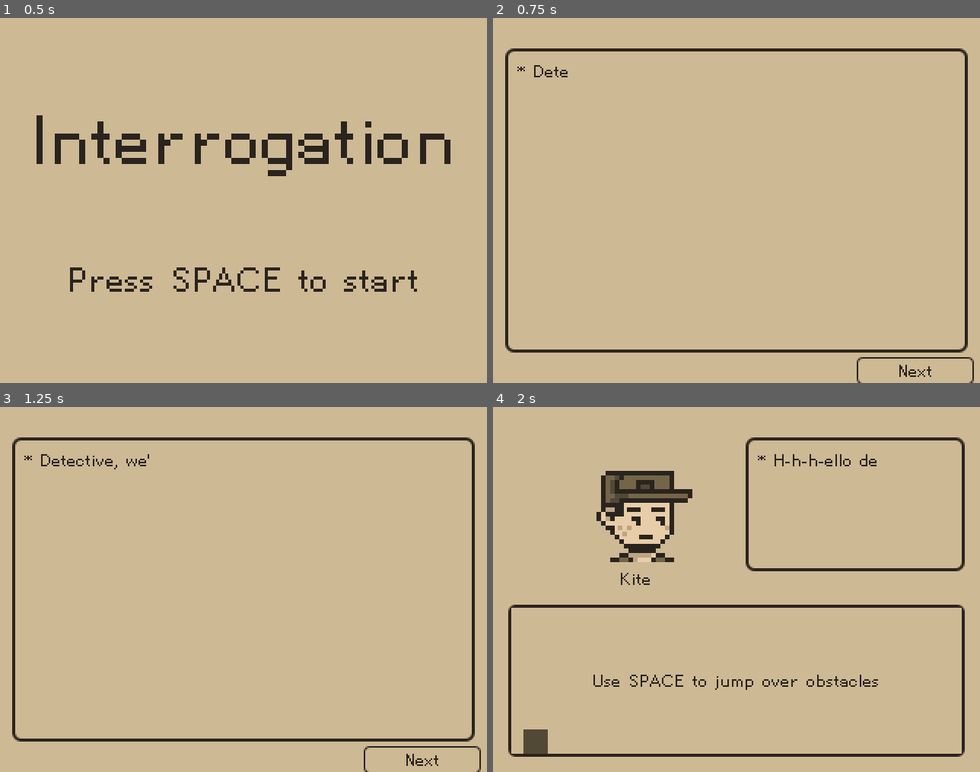
Above: before the commit, frames 1-4 (two rows, left to right).
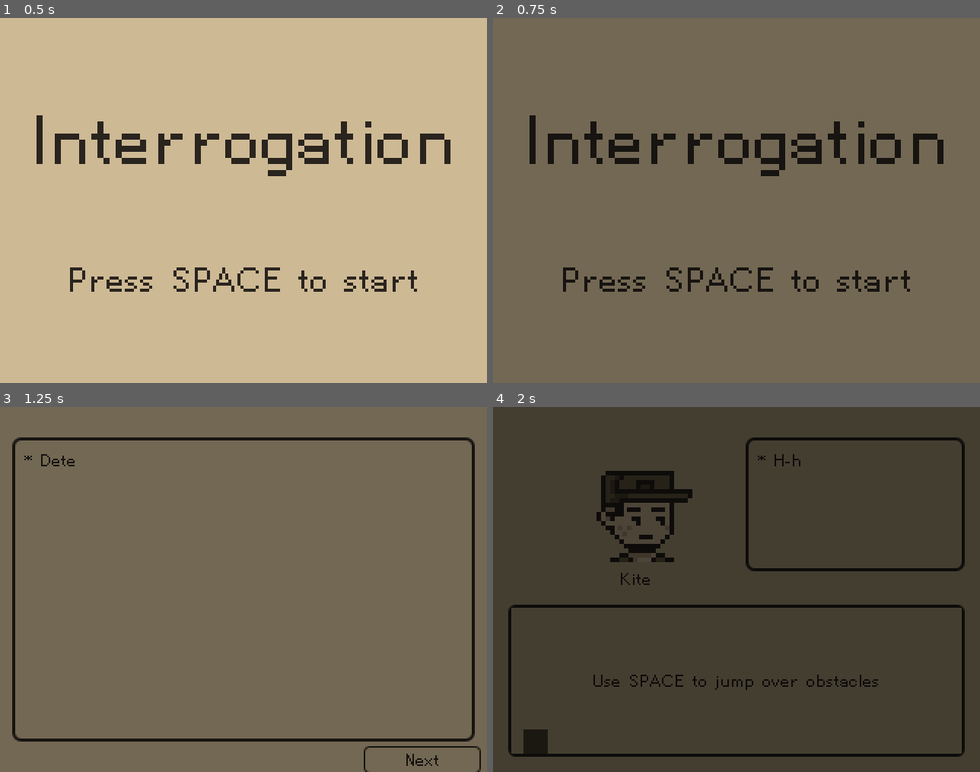
Above: after the commit, the same moments.

Repository: hkattt/game-off-2024
Game: Godot game, scene res://scenes/screens/start_menu.tscn
Same seed, same stepped clock (60 frames per second), same inputs: the game is played once before the commit and once after it. Sound files missing from this copy of the repository are replaced by a short silence.
Inputs:
- Up to frame 1 (0.5 s): no input
- Up to frame 2 (0.75 s): tap Space at 0.5 s; hold Right (ui_right) from 0.53 s (still down); tap Enter (ui_accept) at 0.6 s
- Up to frame 3 (1.25 s): keep holding Right (ui_right); tap Enter (ui_accept) at 0.77, 1.07 s
- Up to frame 4 (2 s): release Right (ui_right) at 1.25 s; click "Next" at 1.25 s

Frame 1 is identical in both runs. In frame 2, 100% of the frame differs, in the area x 0-100%, y 0-100%; in frame 3, 97%; in frame 4, 100%.

Commit message:
Fade in and out

Diff:
--- a/game-off-2024/project.godot
+++ b/game-off-2024/project.godot
@@ -19,6 +19,7 @@
 
 SoundManager="*res://scenes/managers/sound_manager.tscn"
 MusicManager="*res://scenes/managers/music_manager.tscn"
+FadeWindow="*res://scenes/fade_window.tscn"
 
 [display]
 
--- /dev/null
+++ b/game-off-2024/scenes/fade_window.tscn
@@ -0,0 +1,29 @@
+[gd_scene load_steps=2 format=3 uid="uid://b8cqrgixge4kh"]
+
+[sub_resource type="GDScript" id="GDScript_d6fyj"]
+script/source = "extends CanvasLayer
+
+@onready var colour_rect = $ColorRect
+
+const fade_rate: float = 0.5
+
+func fade_out() -> void:
+	var tween: Tween = create_tween()
+	tween.tween_property(colour_rect, \"modulate:a\", 1.0, fade_rate)
+	await tween.finished
+
+func fade_in() -> void:
+	var tween: Tween = create_tween()
+	tween.tween_property(colour_rect, \"modulate:a\", 0.0, fade_rate)
+	await tween.finished
+"
+
+[node name="FadeWindow" type="CanvasLayer"]
+script = SubResource("GDScript_d6fyj")
+
+[node name="ColorRect" type="ColorRect" parent="."]
+modulate = Color(1, 1, 1, 0)
+offset_right = 320.0
+offset_bottom = 240.0
+mouse_filter = 2
+color = Color(0, 0, 0, 1)
--- a/game-off-2024/scripts/screens/accusation.gd
+++ b/game-off-2024/scripts/screens/accusation.gd
@@ -26,17 +26,19 @@
 		button.scale = Vector2(1, 1)
 
 func _on_child_button_button_up() -> void:
-	get_tree().change_scene_to_packed(lose_scene)
-	SoundManager.play_sound(SoundManager.Sound.CLICK, 20.0)
+	switch_scene(lose_scene)
 
 func _on_doctor_button_button_up() -> void:
-	get_tree().change_scene_to_packed(victory_scene)
-	SoundManager.play_sound(SoundManager.Sound.CLICK, 20.0)
+	switch_scene(victory_scene)
 
 func _on_chef_button_button_up() -> void:
-	get_tree().change_scene_to_packed(lose_scene)
-	SoundManager.play_sound(SoundManager.Sound.CLICK, 20.0)
+	switch_scene(lose_scene)
 
 func _on_scientist_button_button_up() -> void:
-	get_tree().change_scene_to_packed(lose_scene)
+	switch_scene(lose_scene)
+
+func switch_scene(scene: PackedScene) -> void:
+	await FadeWindow.fade_out()
+	get_tree().change_scene_to_packed(scene)
+	await FadeWindow.fade_in()
 	SoundManager.play_sound(SoundManager.Sound.CLICK, 20.0)
--- a/game-off-2024/scripts/screens/game.gd
+++ b/game-off-2024/scripts/screens/game.gd
@@ -25,16 +25,20 @@
 		var interview: Node2D = get_node("Interview")
 
 		if interview.is_over():
-			interview.free()
+			interview.queue_free()
 			dialogue_manager.next_character()
 			character = next_character(character)
 			# Checks if all the characters have been interviewed
 			if character == Character.DONE:
 				# Switches to the accusation scene (i.e. pick the killer)
+				await FadeWindow.fade_out()
 				get_tree().change_scene_to_packed(accusation_scene)
+				await FadeWindow.fade_in()
 			else:
 				# Starts the next interview
+				await FadeWindow.fade_out()
 				instantiate_interview(character)
+				await FadeWindow.fade_in()
 
 func instantiate_interview(character: Character):
 	# Path to character scene and minigame scene
--- a/game-off-2024/scripts/screens/start_menu.gd
+++ b/game-off-2024/scripts/screens/start_menu.gd
@@ -10,4 +10,6 @@
 func _process(delta: float) -> void:
 	if Input.is_action_just_pressed("ui_accept"):
 		SoundManager.play_sound(SoundManager.Sound.CLICK, 20.0)
+		await FadeWindow.fade_out()
 		get_tree().change_scene_to_packed(story_scene)
+		await FadeWindow.fade_in()
--- a/game-off-2024/scripts/screens/story.gd
+++ b/game-off-2024/scripts/screens/story.gd
@@ -17,5 +17,7 @@
 		print("File does not exist")
 
 func _on_next_button_button_up() -> void:
+	await FadeWindow.fade_out()
 	get_tree().change_scene_to_packed(game_scene)
+	await FadeWindow.fade_in()
 	SoundManager.play_sound(SoundManager.Sound.CLICK, 20.0)
